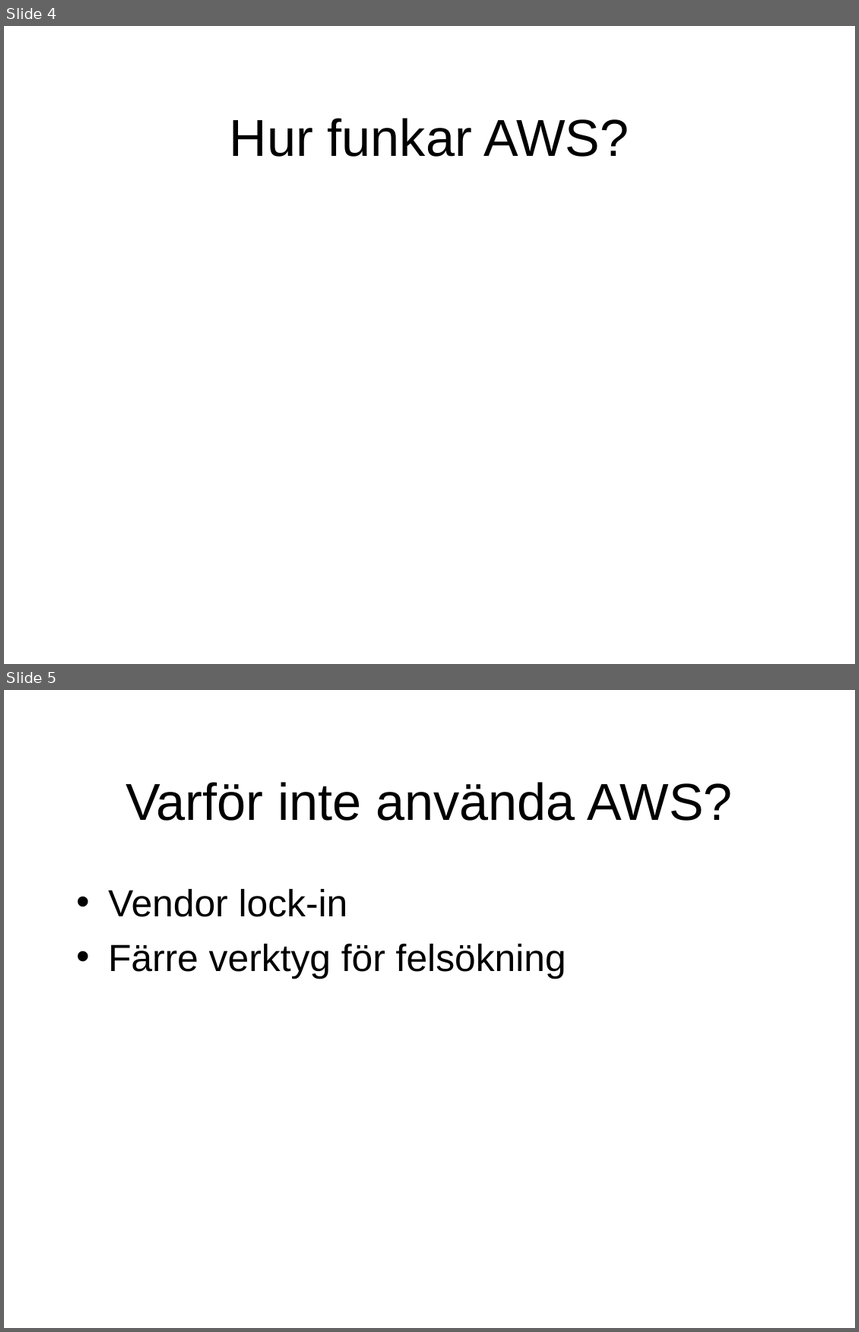
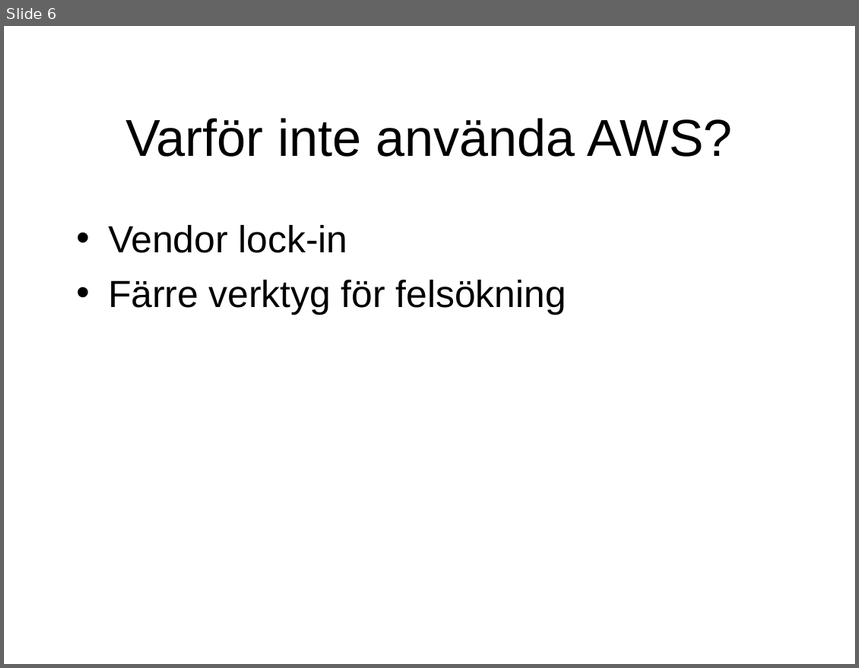
Before and after one commit to niklaslind/EC2_lab, a slide deck: doc/EC2_lab_1.ppt. Shown one above the other, each under a label of ours: slides 4 and 5 before the commit, slide 6 after it. The pictures are 859x1332 and 859x668 pixels, drawn with LibreOffice and Linux fonts; fonts in the diff are those of the drawing. Boxes give left, top, right and bottom in pixels: in the first picture for what was removed or moved away, otherwise in the second. Text is boxed around its words. In the diff, an @@ line names an element or a change of style, - is before the commit and + after.

```diff
--- a/doc/EC2_lab_1.ppt
+++ b/doc/EC2_lab_1.ppt
@@ slide 4 removed at (4,26,855,664), background #FFFFFF @@
@@ title removed at (230,118,629,157) @@
-Hur funkar AWS?
@@ what was slide 5 is now slide 6 @@
```
Also in this commit, not shown: 3 slides changed, 2 slides added.
